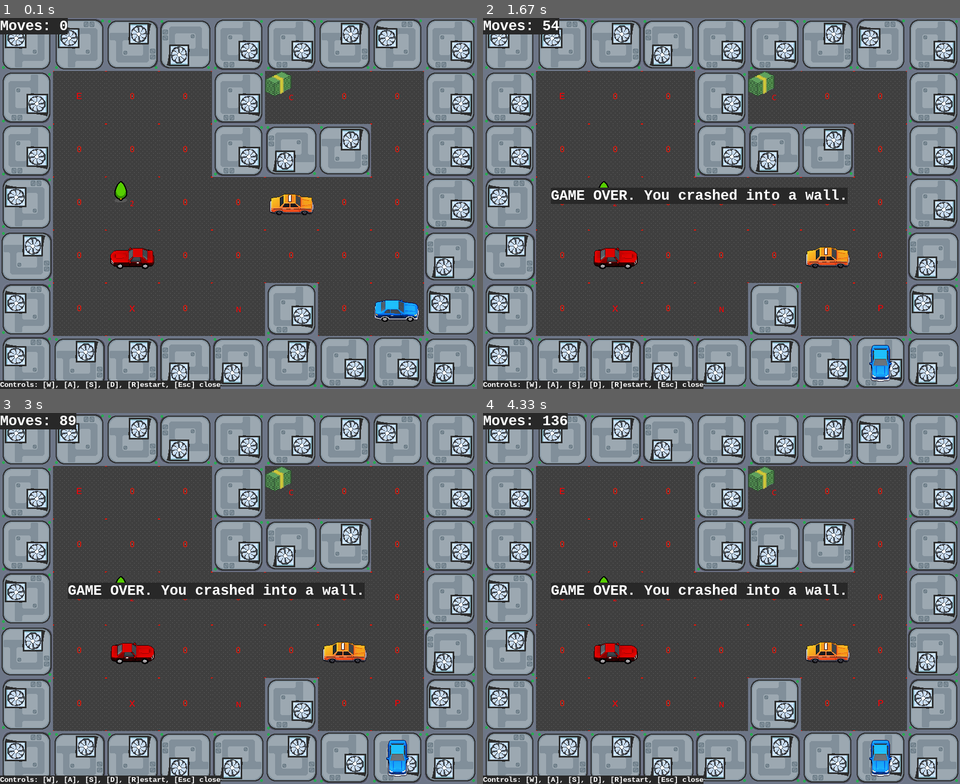
Above: before the commit, frames 1-4 (two rows, left to right).
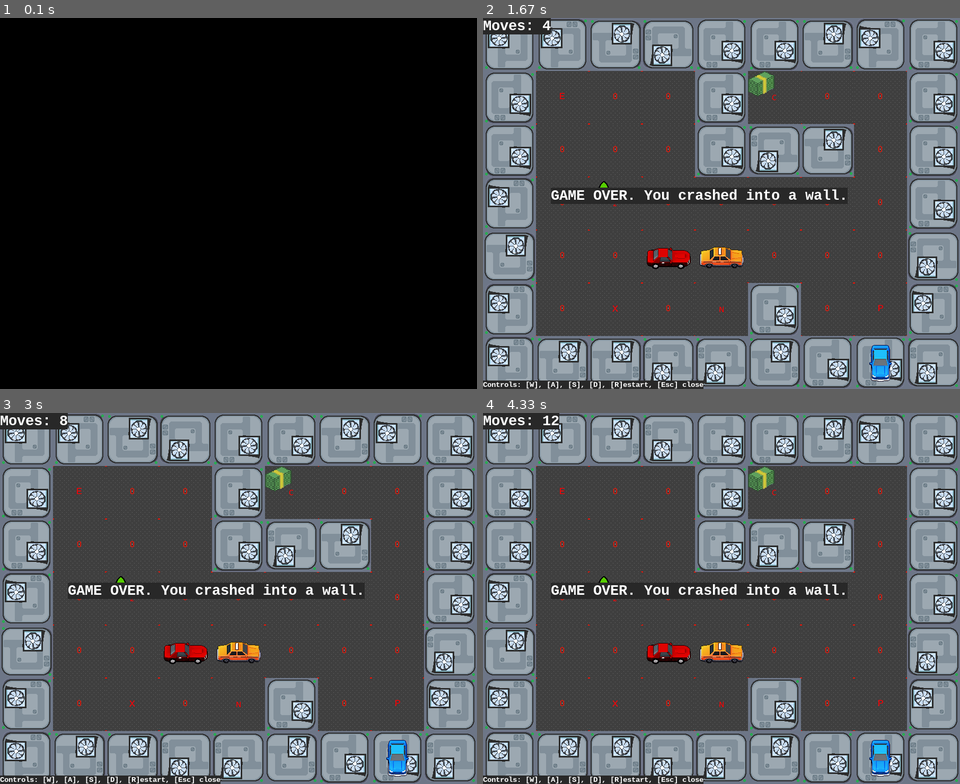
Above: after the commit, the same moments.

Repository: TOXYGENCY/2d_pygame
Game: pygame game, started from main.py
Two runs of this game, one before a commit and one after it. Both use one fixed random seed, a clock stepped at 60 frames per second and the inputs below.
Inputs:
- Up to frame 1 (0.1 s): no input
- Up to frame 2 (1.67 s): tap Enter at 0.33 s; tap S at 0.67 s; hold Up 1.1-1.57 s
- Up to frame 3 (3 s): hold Right 2.1-2.57 s
- Up to frame 4 (4.33 s): hold Left 3.17-3.7 s; hold Down from 4.22 s (still down)

The runs differ from the first frame. In frame 1, 100% of the frame differs, in the area x 0-100%, y 0-100%; in frame 2, 1.7%; in frame 3, 1.7%; in frame 4, 1.7%.

Commit message:
относительный фикс чего-то там для передвижения сущностей

Diff:
--- a/entities.py
+++ b/entities.py
@@ -260,8 +260,6 @@
             i += 1
 
         entity.set_next_direction_sprite(next_direction2)
-        # if entity.type_code == "N":
-        # print(next_direction, next_direction2)
         return next_tile, next_tile2
 
     # Переместить сущность. direction: (x, y)
@@ -269,17 +267,19 @@
         self,
         entity: Entity,
     ):
+        # определяем
         this_tile = self.get_tile(entity.tile.x, entity.tile.y)
-        next_tile, next_tile2 = self.calc_next_tiles(entity, this_tile)
+
+        if entity.next_tile:
+            next_tile = entity.next_tile
+            next_tile2 = None
+        else:
+            next_tile, next_tile2 = self.calc_next_tiles(entity, this_tile)
 
         this_tile.clear_entity()
         next_tile.assign_entity(entity)
         entity.tile = next_tile
-
-    # Перемещение NPC
-    def move_npc(self):
-        self.move_entity()
-        pass
+        entity.next_tile = next_tile2
 
     # перемещение игрока. direction: (x, y) но с перевернутым y
     def move_player(self, direction: tuple[int, int]):
--- a/main.py
+++ b/main.py
@@ -2,6 +2,7 @@
 import vars as v
 import pygame as pg
 from tkinter import messagebox
+import traceback
 
 # Инициализация Pygame
 pg.init()
@@ -138,7 +139,9 @@
         pg.display.update()
 
     # Любая возникающая ошибка перезапустит уровень или закроет игру
-    except Exception:
+    except Exception as ex:
+        traceback.print_exception(type(ex), ex, ex.__traceback__)
+
         result = messagebox.askyesno(
             title="Ошибка",
             message="Произошла непредвиденная ошибка. Перезапускаем уровень?",
--- a/vars.py
+++ b/vars.py
@@ -10,7 +10,7 @@
 COLLECTABLE_MES = "You picked up a collectable"
 lost_mes = "GAME OVER."
 
-DEFAULT_TICK_RATE = 75
+DEFAULT_TICK_RATE = 6
 # ENTITY_MOVE_RATE = DEFAULT_TICK_RATE * 0.5
 ENTITY_MOVE_RATE = 1
 entity_move_timer = 0
